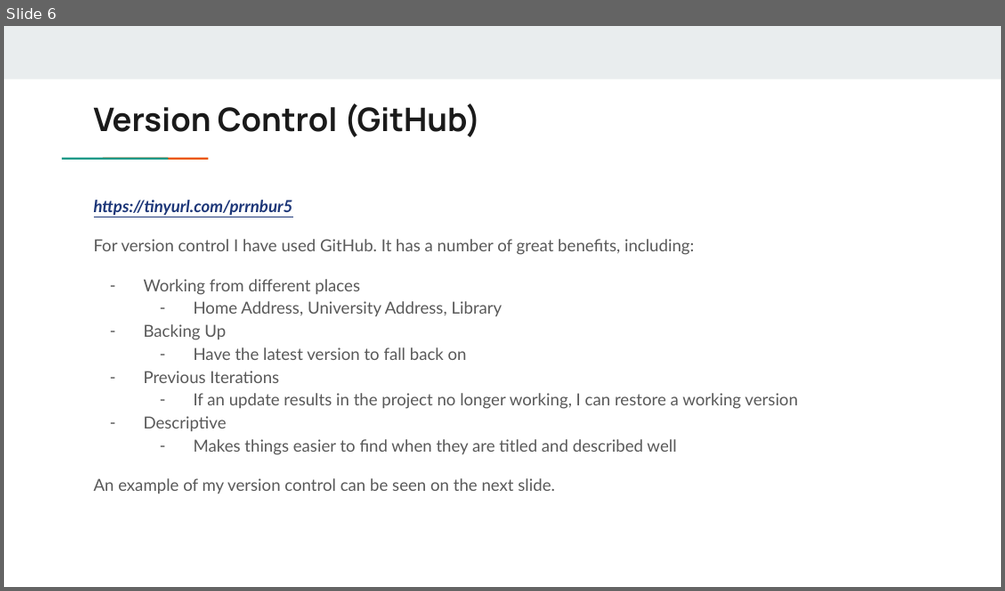
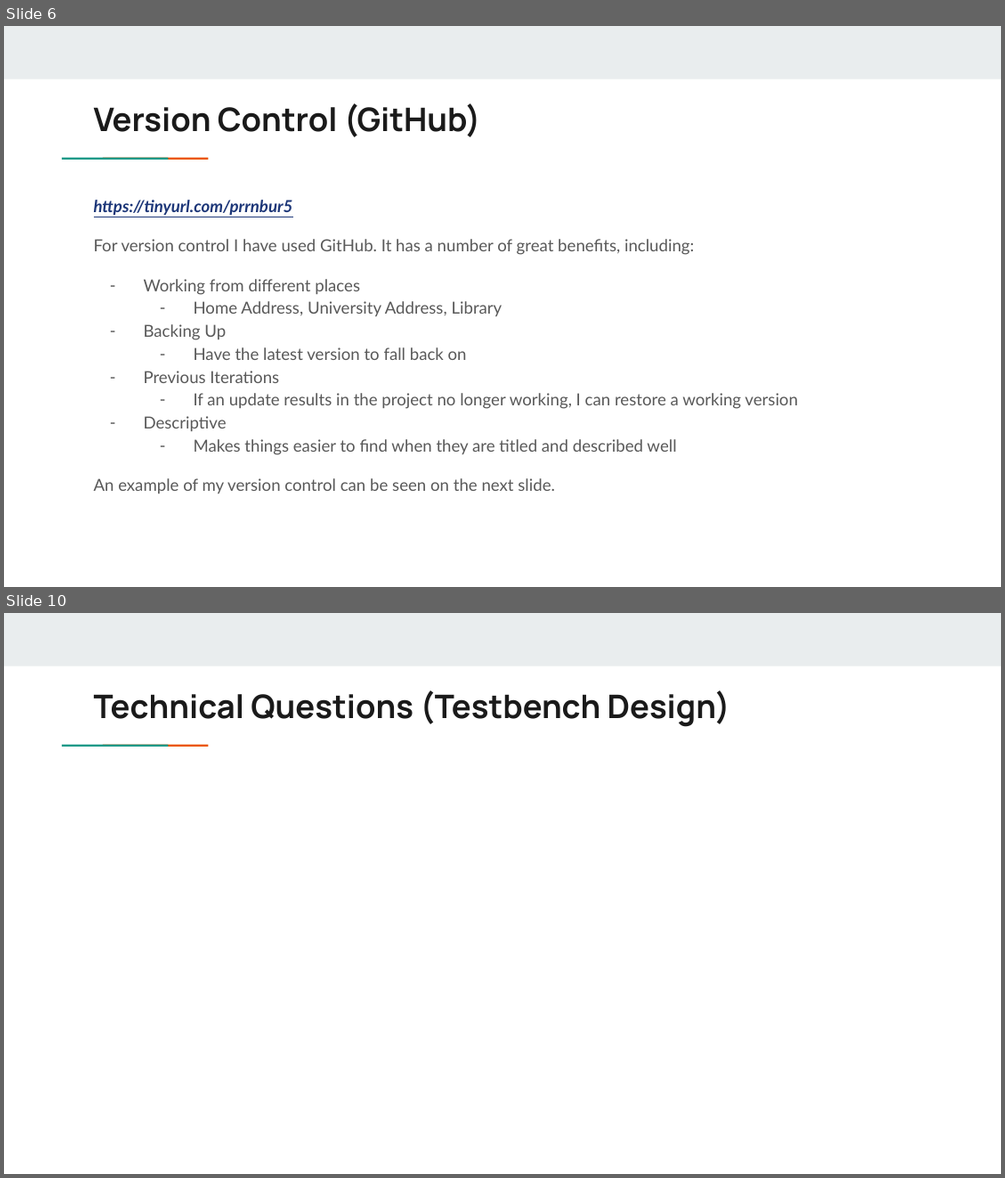
Before and after one commit to ethanforrest/ELEC241-Referral-Practice, a slide deck: ELEC241 Practice Presentation.pptx. Shown one above the other, each under a label of ours: slide 6 before the commit, slides 6 and 10 after it; the slides between them are not shown. The pictures are 1005x591 and 1005x1178 pixels, drawn with LibreOffice and Linux fonts; fonts in the diff are those of the drawing. Boxes give left, top, right and bottom in pixels: in the first picture for what was removed or moved away, otherwise in the second. Text is boxed around its words. In the diff, an @@ line names an element or a change of style, - is before the commit and + after.

```diff
--- a/ELEC241 Practice Presentation.pptx
+++ b/ELEC241 Practice Presentation.pptx
@@ slide 10 added at [4,613,1001,1174], background #FFFFFF; not listed: 3 template elements that a slide beside it also shows @@
@@ title added at [94,690,730,727], 23.4 pt, text #1A1A1A, bold @@
+Technical Questions (Testbench Design)
```
Also in this commit, not shown: 4 slides changed, 1 other slide added, 1 slide removed, 1 other file.
